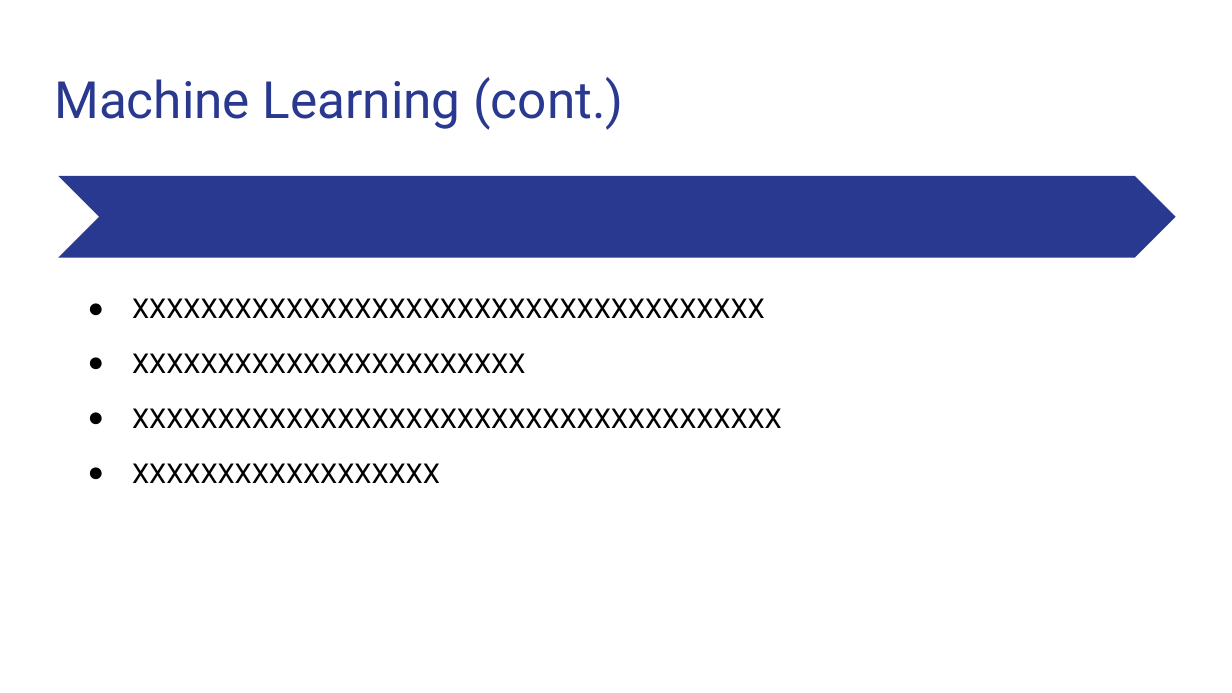
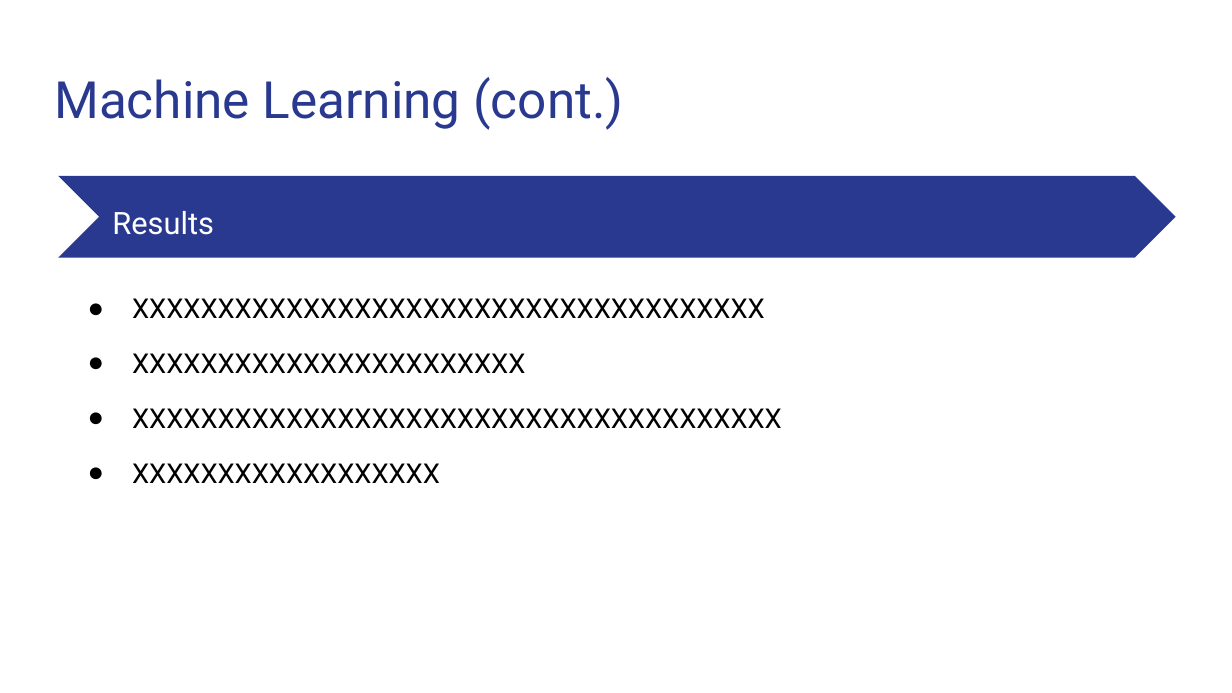
Before and after one commit to Magzzie/COVID-19_Analysis, a slide deck: slide 18 of COVID-19 Analysis.pptx. Drawn at 1232x693 pixels with LibreOffice and Linux fonts; fonts in the diff are those of the drawing. Boxes give left, top, right and bottom in pixels: in the first picture for what was removed or moved away, otherwise in the second. Text is boxed around its words. In the diff, an @@ line names an element or a change of style, - is before the commit and + after.

```diff
--- a/COVID-19 Analysis.pptx
+++ b/COVID-19 Analysis.pptx
@@ text added at (112, 211, 214, 235), 18 pt, text #FFFFFF @@
+Results
```
Also in this commit, not shown: 6 other slides changed, 1 slide added, 1 slide removed.
